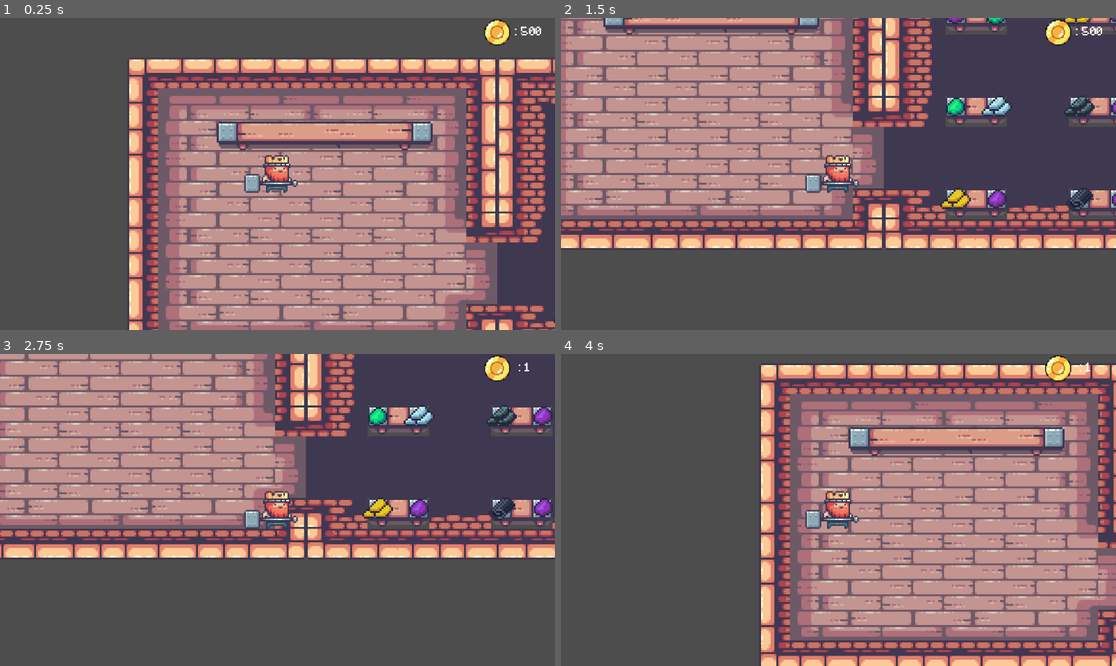
Above: before the commit, frames 1-4 (two rows, left to right).
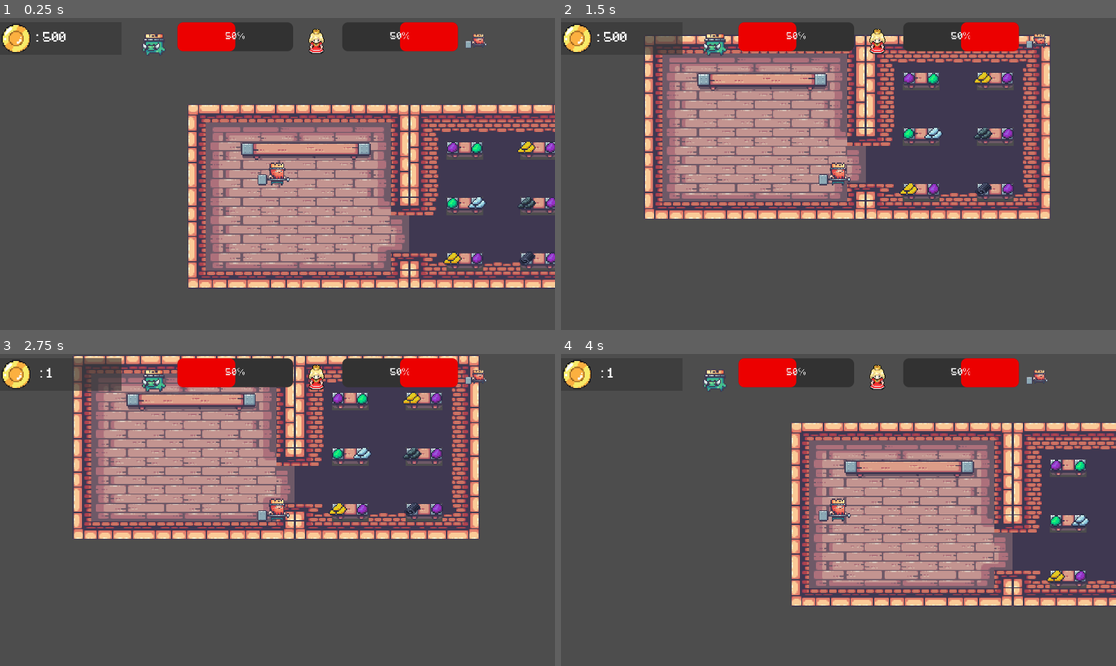
Above: after the commit, the same moments.

Repository: gogolum/GameJam2023
Game: Godot game, scene res://Scene/Main/main_level.tscn
The game is run twice, just before and just after one commit, with the same random seed, the same clock (stepped at 60 frames per second) and the same inputs.
Inputs:
- Up to frame 1 (0.25 s): no input
- Up to frame 2 (1.5 s): tap Enter at 0.5 s; hold D (right) 0.53-1.28 s; tap Space (craft) at 0.6, 1.25, 1.35 s; hold S (down) from 1.28 s (still down)
- Up to frame 3 (2.75 s): tap Enter at 2 s; release S (down) at 2.03 s; hold D (right) from 2.03 s (still down); tap E (interact) at 2.1 s; tap Space (craft) at 2.3 s
- Up to frame 4 (4 s): tap Space (craft) at 2.75, 2.85, 3.6 s; release D (right) at 2.78 s; hold W (up) 2.78-3.53 s; tap Enter at 3.5 s; hold A (left) from 3.53 s (still down)

The runs differ from the first frame. In frame 1, 57% of the frame differs, in the area x 0-100%, y 0-100%; in frame 2, 48%; in frame 3, 41%; in frame 4, 52%.

Commit message:
UI update

Diff:
--- a/Scene/UI/ui.tscn
+++ b/Scene/UI/ui.tscn
@@ -1,19 +1,47 @@
-[gd_scene load_steps=5 format=3 uid="uid://dx3h6h2l8ib8g"]
+[gd_scene load_steps=12 format=3 uid="uid://dx3h6h2l8ib8g"]
 
 [ext_resource type="Script" path="res://Scene/UI/ui.gd" id="1_jcalw"]
 [ext_resource type="Texture2D" uid="uid://lpeu2n7uonfb" path="res://Art/Sprites/Piece (2).png" id="1_tfqdj"]
 [ext_resource type="FontFile" uid="uid://cqyiip1ldq5u1" path="res://Art/Minecraft.ttf" id="2_t3mti"]
+[ext_resource type="Texture2D" uid="uid://dh1sf8lrvr7fr" path="res://Art/Sprites/princess-removebg-preview.png" id="4_nw6dj"]
+[ext_resource type="Texture2D" uid="uid://dx7y8aq7n6tn8" path="res://Art/Sprites/02-King Pig/Ground (38x28).png" id="4_o5y3k"]
+[ext_resource type="Texture2D" uid="uid://b11vaqsup0yg5" path="res://Art/Sprites/01-King Human/Ground (78x58).png" id="6_k6c3r"]
 
 [sub_resource type="LabelSettings" id="LabelSettings_ev0ry"]
 font = ExtResource("2_t3mti")
 
+[sub_resource type="StyleBoxFlat" id="StyleBoxFlat_lqalv"]
+bg_color = Color(0.196078, 0.196078, 0.196078, 1)
+corner_radius_top_left = 10
+corner_radius_top_right = 10
+corner_radius_bottom_right = 10
+corner_radius_bottom_left = 10
+
+[sub_resource type="StyleBoxFlat" id="StyleBoxFlat_dvg1g"]
+bg_color = Color(0.92549, 0, 0, 1)
+corner_radius_top_left = 10
+corner_radius_top_right = 10
+corner_radius_bottom_right = 10
+corner_radius_bottom_left = 10
+
+[sub_resource type="StyleBoxFlat" id="StyleBoxFlat_1lc6q"]
+bg_color = Color(0.196078, 0.196078, 0.196078, 1)
+corner_radius_top_left = 10
+corner_radius_top_right = 10
+corner_radius_bottom_right = 10
+corner_radius_bottom_left = 10
+
+[sub_resource type="StyleBoxFlat" id="StyleBoxFlat_gqufp"]
+bg_color = Color(0.92549, 0, 0, 1)
+corner_radius_top_left = 10
+corner_radius_top_right = 10
+corner_radius_bottom_right = 10
+corner_radius_bottom_left = 10
+
 [node name="UI" type="Control"]
 layout_mode = 3
-anchors_preset = 15
-anchor_right = 1.0
-anchor_bottom = 1.0
-grow_horizontal = 2
-grow_vertical = 2
+anchors_preset = 0
+size_flags_horizontal = 0
 script = ExtResource("1_jcalw")
 
 [node name="CanvasLayer" type="CanvasLayer" parent="."]
@@ -22,11 +50,17 @@
 anchors_preset = 1
 anchor_left = 1.0
 anchor_right = 1.0
-offset_left = -40.0
-offset_bottom = 40.0
+offset_left = -1920.0
+offset_top = 15.0
+offset_right = -1770.0
+offset_bottom = 55.0
 grow_horizontal = 0
-scale = Vector2(1.5, 1.5)
+scale = Vector2(2.8, 2.8)
 size_flags_horizontal = 0
+
+[node name="ColorRect" type="ColorRect" parent="CanvasLayer/MarginContainer"]
+layout_mode = 2
+color = Color(0.211765, 0.211765, 0.211765, 0.658824)
 
 [node name="HBoxContainer" type="HBoxContainer" parent="CanvasLayer/MarginContainer"]
 custom_minimum_size = Vector2(150, 0)
@@ -41,3 +75,46 @@
 layout_mode = 2
 text = ": 500"
 label_settings = SubResource("LabelSettings_ev0ry")
+
+[node name="HBoxContainer" type="HBoxContainer" parent="CanvasLayer"]
+anchors_preset = -1
+offset_left = 450.0
+offset_top = 15.0
+offset_right = 1104.0
+offset_bottom = 73.0
+scale = Vector2(2, 2)
+
+[node name="TextureRect4" type="TextureRect" parent="CanvasLayer/HBoxContainer"]
+layout_mode = 2
+texture = ExtResource("4_o5y3k")
+expand_mode = 3
+
+[node name="ProgressBar" type="ProgressBar" parent="CanvasLayer/HBoxContainer"]
+custom_minimum_size = Vector2(200, 50)
+layout_mode = 2
+theme_override_fonts/font = ExtResource("2_t3mti")
+theme_override_styles/background = SubResource("StyleBoxFlat_lqalv")
+theme_override_styles/fill = SubResource("StyleBoxFlat_dvg1g")
+value = 50.0
+
+[node name="TextureRect3" type="TextureRect" parent="CanvasLayer/HBoxContainer"]
+layout_mode = 2
+texture = ExtResource("4_nw6dj")
+expand_mode = 3
+
+[node name="BarPlayer2" type="ProgressBar" parent="CanvasLayer/HBoxContainer"]
+custom_minimum_size = Vector2(200, 50)
+layout_mode = 2
+size_flags_horizontal = 0
+theme_override_fonts/font = ExtResource("2_t3mti")
+theme_override_styles/background = SubResource("StyleBoxFlat_1lc6q")
+theme_override_styles/fill = SubResource("StyleBoxFlat_gqufp")
+value = 50.0
+fill_mode = 1
+
+[node name="TextureRect2" type="TextureRect" parent="CanvasLayer/HBoxContainer"]
+layout_mode = 2
+texture = ExtResource("6_k6c3r")
+
+[node name="TextureProgressBar" type="TextureProgressBar" parent="CanvasLayer/HBoxContainer"]
+layout_mode = 2
--- /dev/null
+++ b/Scene/menu/menu.gd
@@ -0,0 +1,16 @@
+extends Control
+
+
+# Called when the node enters the scene tree for the first time.
+func _ready():
+	pass # Replace with function body.
+
+
+# Called every frame. 'delta' is the elapsed time since the previous frame.
+func _process(delta):
+	pass
+
+
+func _on_play_button_pressed():
+	get_tree().change_scene_to_file("res://Scene/Main/main_level.tscn")
+	pass # Replace with function body.
--- /dev/null
+++ b/Scene/menu/menu.tscn
@@ -0,0 +1,56 @@
+[gd_scene load_steps=3 format=3 uid="uid://cq4faymhh1jfi"]
+
+[ext_resource type="FontFile" uid="uid://cqyiip1ldq5u1" path="res://Art/Minecraft.ttf" id="1_ab6y4"]
+[ext_resource type="Script" path="res://Scene/menu/menu.gd" id="1_b6gh8"]
+
+[node name="Menu" type="Control"]
+layout_mode = 3
+anchors_preset = 15
+anchor_right = 1.0
+anchor_bottom = 1.0
+grow_horizontal = 2
+grow_vertical = 2
+script = ExtResource("1_b6gh8")
+
+[node name="ColorRect" type="ColorRect" parent="."]
+layout_mode = 1
+anchors_preset = 15
+anchor_right = 1.0
+anchor_bottom = 1.0
+grow_horizontal = 2
+grow_vertical = 2
+color = Color(0.388235, 0.258824, 0, 1)
+
+[node name="VBoxContainer" type="VBoxContainer" parent="."]
+layout_mode = 1
+anchors_preset = 8
+anchor_left = 0.5
+anchor_top = 0.5
+anchor_right = 0.5
+anchor_bottom = 0.5
+offset_left = -20.0
+offset_top = -20.0
+offset_right = 20.0
+offset_bottom = 20.0
+grow_horizontal = 2
+grow_vertical = 2
+theme_override_constants/separation = 30
+
+[node name="PlayButton" type="Button" parent="VBoxContainer"]
+custom_minimum_size = Vector2(500, 100)
+layout_mode = 2
+theme_override_fonts/font = ExtResource("1_ab6y4")
+theme_override_font_sizes/font_size = 80
+text = "PLAY"
+
+[node name="Button" type="Button" parent="VBoxContainer"]
+custom_minimum_size = Vector2(500, 100)
+layout_mode = 2
+theme_override_fonts/font = ExtResource("1_ab6y4")
+theme_override_font_sizes/font_size = 80
+
+[node name="Button3" type="Button" parent="VBoxContainer"]
+custom_minimum_size = Vector2(500, 100)
+layout_mode = 2
+
+[connection signal="pressed" from="VBoxContainer/PlayButton" to="." method="_on_play_button_pressed"]
--- a/project.godot
+++ b/project.godot
@@ -18,6 +18,11 @@
 [autoload]
 
 Global="*res://Scene/global/Global.gd"
+
+[display]
+
+window/size/viewport_width=1920
+window/size/viewport_height=1080
 
 [input]
 
Binary file added: Art/Sprites/gui/Interface.png
Not shown, added: Art/Sprites/gui/Interface.png.import
